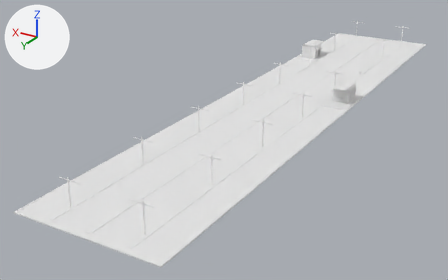
The OBJ model public/res/models/levelone.obj: old version first, new version second.
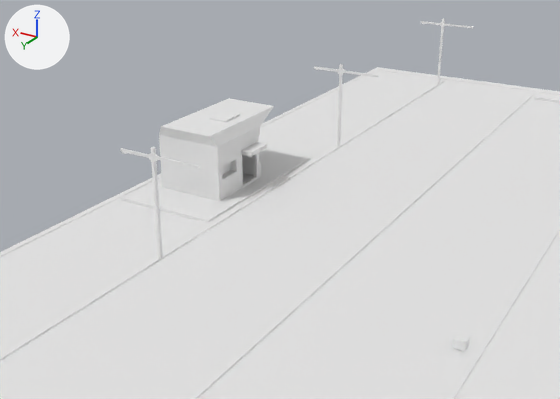
Old and new are each drawn whole from a 50 mm lens placed at (-31.5, 86.6, 26.5), pointed at (5.7, 24.6, -4.5) and again close up from a 50 mm lens placed at (-7.9, 16.1, 9.2), pointed at (3.9, -3.4, -0.5). Arrows for +X, +Y and +Z are at upper left; the lights stay in place. Where no turn or scale is listed for an object, it has been applied to the vertices.

In view in the first close-up: 'Cube.001_Cube.002', 'Cube.005_Cube.021', 'middle_island_Cube.017', 'sidewalk_left_Cube.018', 'sidewalk_right_Cube.019', 'store.002_Cube.015'.
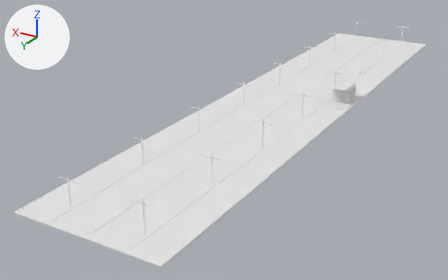
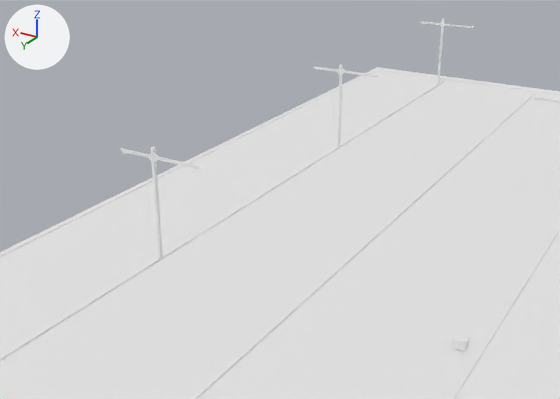
Changed parts and their boxes [x1, y1, x2, y2] in the close-ups (560 x 399 px):
'store.002_Cube.015', deleted
    before: [121, 98, 311, 222]

Patch to the scene script:
```diff
--- a/public/res/models/levelone.obj.py
+++ b/public/res/models/levelone.obj.py
@@ ob_store_002_cube_015 @@
-ob_store_002_cube_015 = bpy.data.objects.new('store.002_Cube.015', me_store_002_cube_015)
-ob_store_002_cube_015.location = (0.0, 0.0, 0.0)
```
